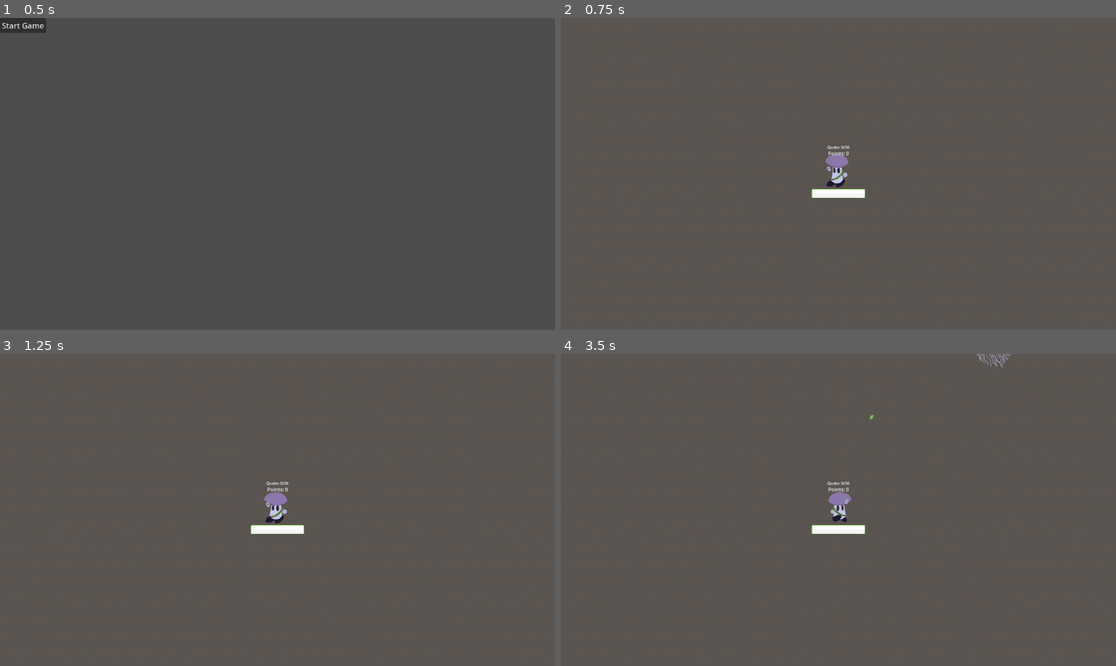
Above: before the commit, frames 1-4 (two rows, left to right).
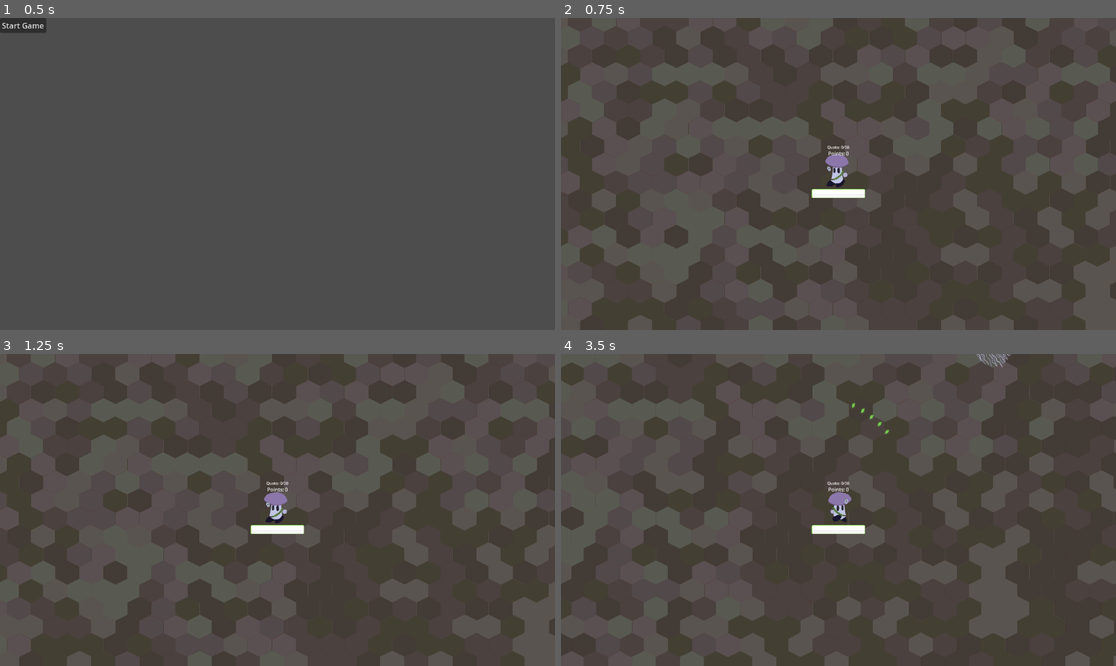
Above: after the commit, the same moments.

Repository: VideoJams/PixelGameJam2025
Game: Godot game, scene res://Scenes/title_screen.tscn
Two runs of this game, one before a commit and one after it. Both use one fixed random seed, a clock stepped at 60 frames per second and the inputs below.
Inputs (mouse positions are in pixels of both pictures, inside the frame that each line leads up to):
- Up to frame 1 (0.5 s): no input
- Up to frame 2 (0.75 s): click "Start Game" at 0.5 s
- Up to frame 3 (1.25 s): no input
- Up to frame 4 (3.5 s): tap Enter at 1.25 s; move the mouse to (960, 494) at 1.27 s; hold D (right) 1.28-2.03 s; click (960, 494) at 1.42 s; move the mouse to (727, 525) at 2.02 s; hold S (down) 2.03-2.78 s; click (727, 525) at 2.17 s; move the mouse to (894, 441) at 2.77 s; hold D (right) from 2.78 s (still down); click (894, 441) at 2.92 s

Frame 1 is identical in both runs. In frame 2, 34% of the frame differs, in the area x 0-100%, y 0-100%; in frame 3, 34%; in frame 4, 41%.

Commit message:
new tiles, worked on some upgrade basics

Diff:
--- a/Scenes/floater.tscn
+++ b/Scenes/floater.tscn
@@ -1,6 +1,6 @@
 [gd_scene load_steps=21 format=3 uid="uid://wt4yof7mqoyk"]
 
-[ext_resource type="PackedScene" uid="uid://er64geh448yl" path="res://Scenes/enemy.tscn" id="1_7658v"]
+[ext_resource type="PackedScene" uid="uid://er64geh448yl" path="res://scenes/enemy.tscn" id="1_7658v"]
 [ext_resource type="Script" uid="uid://dld2tlivxdduc" path="res://Scripts/floater.gd" id="2_qt4hv"]
 [ext_resource type="Texture2D" uid="uid://43r13oyv6jse" path="res://Assets/Enemies/Floater/FloatyDeath1.png" id="3_beytw"]
 [ext_resource type="Texture2D" uid="uid://cd8qydee2tj6k" path="res://Assets/Enemies/Floater/FloatyCharge1.png" id="3_kkf7u"]
--- a/Scenes/mushie.tscn
+++ b/Scenes/mushie.tscn
@@ -135,7 +135,7 @@
 collision_mask = 26
 script = ExtResource("1_448ka")
 moveSpeed = 300.0
-health = 20.0
+health = 70.0
 
 [node name="AnimatedSprite2D" type="AnimatedSprite2D" parent="."]
 position = Vector2(-1, 0)
--- a/Scripts/mushie.gd
+++ b/Scripts/mushie.gd
@@ -10,6 +10,8 @@
 var quota = 30
 var next_quota = 40
 @export var moveSpeed = 200.0
+
+@export var max_health = 50.0
 @export var health = 50.0
 @export var damage = 10.0
 
@@ -26,8 +28,13 @@
 signal menu
 
 func _ready() -> void:
-	$Control/HealthBar.max_value = health
-	$Control/HealthBar.value = health
+	set_max_health(max_health)
+
+	# hi zach :3
+	upgrade_projectile_count()
+	upgrade_attack_speed()
+	upgrade_projectile_count()
+	upgrade_attack_speed()
 
 func _physics_process(delta: float) -> void:
 	_handle_input(delta)
@@ -50,20 +57,32 @@
 		inputVector = inputVector.normalized()
 	velocity = inputVector * moveSpeed
 
+	var base_direction = (get_global_mouse_position() - $HandSprite/Marker2D.global_position).normalized()
 	if can_shoot && Input.is_mouse_button_pressed(MOUSE_BUTTON_LEFT):
-		var pellet_instance = pellet_scene.instantiate()
-		pellet_instance.global_position = $HandSprite/Marker2D.global_position
-		pellet_instance.target_position = get_global_mouse_position()
-		pellet_instance.damage = damage
-		pellet_instance.move_speed = 800.0
-		pellet_instance.configure_as_player_projectile()
-		get_tree().current_scene.add_child(pellet_instance)
-		audio_player.stream = sound_shoot
-		audio_player.pitch_scale = randf_range(0.8, 1.2)
-		audio_player.play()
-		$AttackTimer.start()
-		$HandSprite.play("shoot", 3)
-		can_shoot = false
+		for i in range(projectile_count):
+			var pellet_instance = pellet_scene.instantiate()
+			pellet_instance.global_position = $HandSprite/Marker2D.global_position
+
+			# Calculate spread for this pellet
+			if projectile_count > 1:
+				var t = i / float(projectile_count - 1)  # Normalized from 0 to 1
+				var angle_offset_degrees = (t - 0.5) * split_shot_angle
+				var angle_offset_radians = angle_offset_degrees * PI / 180.0
+				var rotated_direction = base_direction.rotated(angle_offset_radians)
+				pellet_instance.target_position = global_position + rotated_direction * 1000
+			else:
+				pellet_instance.target_position = get_global_mouse_position()
+
+			pellet_instance.damage = damage
+			pellet_instance.move_speed = 800.0
+			pellet_instance.configure_as_player_projectile()
+			get_tree().current_scene.add_child(pellet_instance)
+			audio_player.stream = sound_shoot
+			audio_player.pitch_scale = randf_range(0.8, 1.2)
+			audio_player.play()
+			$AttackTimer.start()
+			$HandSprite.play("shoot", 3)
+			can_shoot = false
 
 func _handle_animation():
 	if can_take_damage:
@@ -156,3 +175,28 @@
 	set_physics_process(true)
 	emit_signal("resume")
 	$Control/UpgradeMenu.visible = false
+
+# Some upgrade functionality ideas because I don't
+# know how to expand the UI lmao       -Kaydee
+
+# Upgrading max health also heals to full
+func set_max_health(new_value: float) -> void:
+	max_health = new_value
+	health = new_value
+
+	$Control/HealthBar.max_value = new_value
+	$Control/HealthBar.value = new_value
+
+# Split shot
+var projectile_count = 1
+var split_shot_angle = 45
+func upgrade_projectile_count() -> void:
+	projectile_count += 2
+	split_shot_angle = 90 / (projectile_count - 1)
+	if split_shot_angle < 9:
+		split_shot_angle = 9
+
+# +20% attack speed
+# 0.5 -> 0.4 -> 0.32 -> 0.256 seconds
+func upgrade_attack_speed() -> void:
+	$AttackTimer.wait_time *= 0.8
--- a/Scripts/shooter.gd
+++ b/Scripts/shooter.gd
@@ -1,7 +1,7 @@
 extends Enemy
 
 func attack() -> void:
-		# Number of pellets
+	# Number of pellets
 	var num_pellets = 5
 	# Spread angle in degrees (total spread)
 	var spread_angle = 30
--- a/Scripts/world.gd
+++ b/Scripts/world.gd
@@ -12,12 +12,17 @@
 const ClumperSmall = preload("res://scenes/clumper_small.tscn")
 const TreeObstacle = preload("res://scenes/tree.tscn")
 
+const MAP_MIN = -40
+const MAP_MAX = 40
 func _ready():
 	setup_game()
-	for x in range(-40, 40):
-		for y in range(-40, 40):
+	for x in range(MAP_MIN, MAP_MAX + 1):
+		for y in range(MAP_MIN, MAP_MAX + 1):
 			var coords = Vector2i(x, y)
 			tilemap.set_cell(coords, 0, Vector2i(0,0))
+
+	randomize()
+	_init_grid()
 
 func setup_game():
 	for x in range(-40, 40):
@@ -141,7 +146,7 @@
 			mushie.add_points(1)
 			mushie.total_trees += 1
 
-		var new_atlas_coords: Vector2i = Vector2i(0, new_linear_index)
+		var new_atlas_coords: Vector2i = Vector2i(atlas_coords.x, new_linear_index)
 		tilemap.set_cell(cell, source_id, new_atlas_coords)
 
 func new_enemy() -> void:
@@ -178,3 +183,60 @@
 
 func end_game():
 	get_tree().change_scene_to_file("res://Scenes/title_screen.tscn")
+
+
+# Tile Atlas X values for different states
+var current_state = []
+var next_state = []
+
+func _init_grid():
+	var size = MAP_MAX - MAP_MIN
+	current_state.resize(size)
+	next_state.resize(size)
+	for x in range(size):
+		current_state[x] = []
+		next_state[x] = []
+		for y in range(size):
+			var state = randi() % 7  # 7 different states
+			current_state[x].append(state)
+			next_state[x].append(0)
+
+	for i in range(50):
+		_step_automata()
+
+	for x in range(MAP_MIN, MAP_MAX + 1):
+		for y in range(MAP_MIN, MAP_MAX + 1):
+			var cell = Vector2(x, y)
+			var source_id: int = tilemap.get_cell_source_id(cell)
+
+			var new_atlas_coords: Vector2i = Vector2i(current_state[x][y], 0)
+			tilemap.set_cell(cell, source_id, new_atlas_coords)
+
+func _step_automata():
+	var size = MAP_MAX - MAP_MIN
+	for x in range(size):
+		for y in range(size):
+			var count = _count_neighbors(x, y)
+			# Example rule: Increase state if more than 3 neighbors
+			var state = current_state[x][y]
+			if count > 3:
+				state = (state + 1) % 4
+			next_state[x][y] = state
+
+	# Swap current and next
+	var temp = current_state
+	current_state = next_state
+	next_state = temp
+
+func _count_neighbors(x, y):
+	var count = 0
+	for dx in range(-1, 2):
+		for dy in range(-1, 2):
+			if dx == 0 and dy == 0:
+				continue
+			var nx = x + dx
+			var ny = y + dy
+			if nx >= MAP_MIN && ny >= MAP_MIN && nx <= MAP_MAX && ny <= MAP_MAX:
+				if current_state[nx][ny] != 0:
+					count += 1  # count non-zero tiles
+	return count
Binary file changed: Assets/Tilesets/TileGrowth1.png
